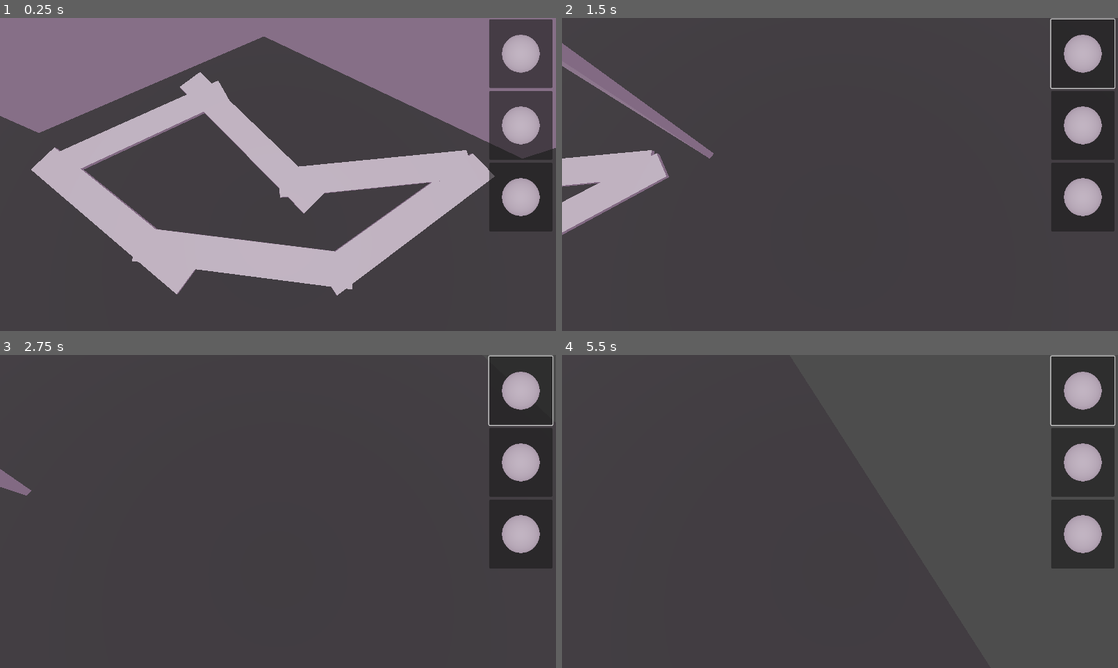
Above: before the commit, frames 1-4 (two rows, left to right).
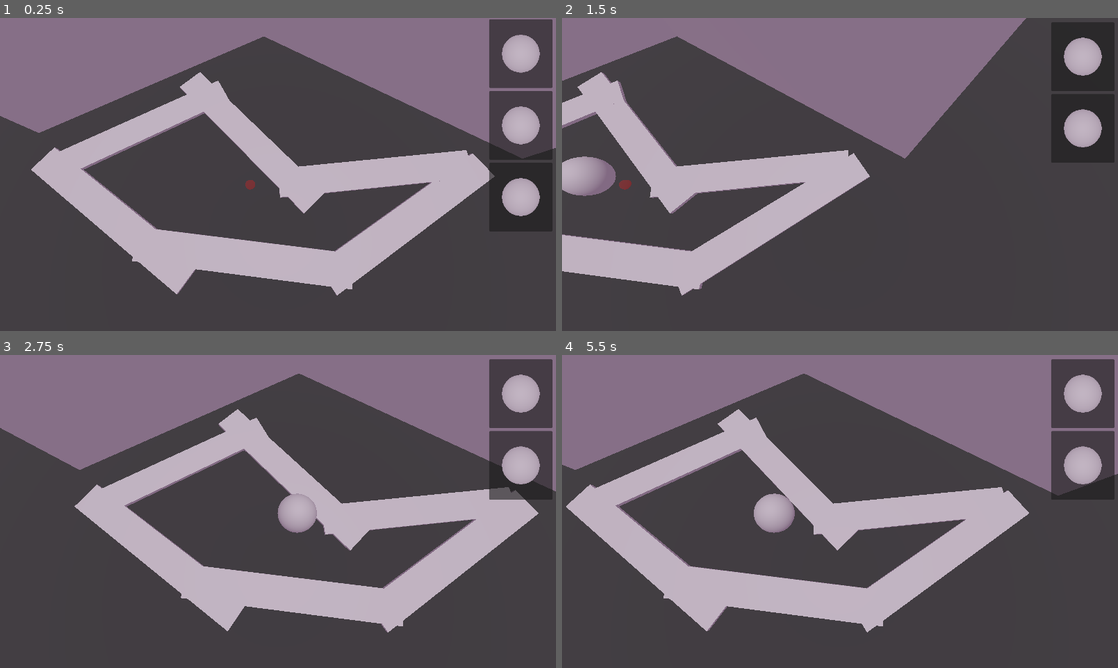
Above: after the commit, the same moments.

Repository: homexhome/TinyCreatures_LD
Game: Godot game, scene res://scenes/test_scenes/test_world.tscn
Same seed, same stepped clock (60 frames per second), same inputs: the game is played once before the commit and once after it.
Inputs (mouse positions are in pixels of both pictures, inside the frame that each line leads up to):
- Up to frame 1 (0.25 s): no input
- Up to frame 2 (1.5 s): click (1084, 52) at 0.52 s; move the mouse to (962, 158) at 1.27 s; hold Right (ui_right) from 1.28 s (still down); click (962, 158) at 1.42 s
- Up to frame 3 (2.75 s): tap Enter at 2 s; move the mouse to (166, 527) at 2.02 s; release Right (ui_right) at 2.03 s; hold Left (ui_left) from 2.03 s (still down); click (166, 527) at 2.17 s
- Up to frame 4 (5.5 s): move the mouse to (895, 442) at 2.77 s; release Left (ui_left) at 2.78 s; hold Right (ui_right) 2.78-4.28 s; click (895, 442) at 2.92 s; move the mouse to (812, 574) at 3.52 s; click (812, 574) at 3.67 s; tap Space at 4.25 s; move the mouse to (1006, 558) at 4.27 s; hold Left (ui_left) from 4.28 s (still down); click (1006, 558) at 4.42 s; tap Enter at 5 s; move the mouse to (673, 464) at 5.02 s; click (673, 464) at 5.17 s

The runs differ from the first frame. In frame 1, less than 0.1% of the frame differs, in the area x 44-46%, y 51-55%; in frame 2, 36%; in frame 3, 42%, in the area x 0-100%, y 0-89%; in frame 4, 41%.

Commit message:
Camera work

Diff:
--- a/scenes/test_scenes/camera_3d.gd
+++ b/scenes/test_scenes/camera_3d.gd
@@ -1,7 +1,8 @@
 extends Camera3D
 @export var max_fov : float = 100.0
 @export var min_fov : float = 40
-
+@export var max_x : float = 5
+@export var min_x : float = -25
 @export var camera_speed : float = 10
 func _process(delta):
 	move_camera_with_mouse(delta)
@@ -17,6 +18,8 @@
 	#rotation.y = clamp(current_rotation.y, deg_to_rad(-50), deg_to_rad(-10))
 
 	if Input.is_action_pressed("ui_right"):
+		if global_position.x >= max_x : return
 		translate(Vector3.RIGHT * delta * camera_speed)
 	if Input.is_action_pressed("ui_left"):
+		if global_position.x <= min_x : return
 		translate(Vector3.LEFT * delta * camera_speed)
--- a/scenes/test_scenes/test_world.tscn
+++ b/scenes/test_scenes/test_world.tscn
@@ -84,6 +84,7 @@
 fov = 75.1
 size = 8.001
 script = ExtResource("1_erffx")
+min_x = -5.0
 
 [node name="MeshInstance3D" type="MeshInstance3D" parent="." node_paths=PackedStringArray("mesh_to_take", "camera", "ui")]
 mesh = SubResource("SphereMesh_hrlki")
--- a/scripts/test_scripts/test_target.gd
+++ b/scripts/test_scripts/test_target.gd
@@ -15,28 +15,30 @@
 	if (mouse_position.x < 0 or mouse_position.x > window_size.x or
 			mouse_position.y < 0 or mouse_position.y > window_size.y):
 				if mouse_position.x <= 0 :
+					if camera.global_position.x <= camera.min_x : return
 					camera.translate(Vector3.LEFT* delta * camera.camera_speed)
 				elif mouse_position.x >= window_size.x:
+					if camera.global_position.x >= camera.max_x : return
 					camera.translate(Vector3.RIGHT * delta * camera.camera_speed)
 				return
 
+	if is_instance_valid(ui.active_monster_button):
+		var space_state = get_world_3d().direct_space_state
+		var origin= camera.project_ray_origin(mouse_position)
+		var direction = camera.project_ray_normal(mouse_position)
+		var ray_length = camera.far
+		var end = origin + direction * ray_length
+		var query = PhysicsRayQueryParameters3D.create(origin, end, 1)
+		var result = space_state.intersect_ray(query)
+		mouse_position_3D = end
 
-	var space_state = get_world_3d().direct_space_state
-	var origin= camera.project_ray_origin(mouse_position)
-	var direction = camera.project_ray_normal(mouse_position)
-	var ray_length = camera.far
-	var end = origin + direction * ray_length
-	var query = PhysicsRayQueryParameters3D.create(origin, end, 1)
-	var result = space_state.intersect_ray(query)
-	mouse_position_3D = end
-
-	if not result.is_empty() and is_instance_valid(ui.active_monster_button):
-		mesh_to_take.show()
-		mouse_position_3D = result["position"]
-		#print("Расстояние : ", (mouse_position_3D - origin).length())
-		mesh_to_take.global_position = mouse_position_3D
-	else:
-		mesh_to_take.hide()
+		if not result.is_empty() and is_instance_valid(ui.active_monster_button):
+			mesh_to_take.show()
+			mouse_position_3D = result["position"]
+			#print("Расстояние : ", (mouse_position_3D - origin).length())
+			mesh_to_take.global_position = mouse_position_3D
+		else:
+			mesh_to_take.hide()
 
 func _input(event: InputEvent) -> void:
 	if mesh_to_take.visible and event is InputEventMouseButton and event.is_pressed():
